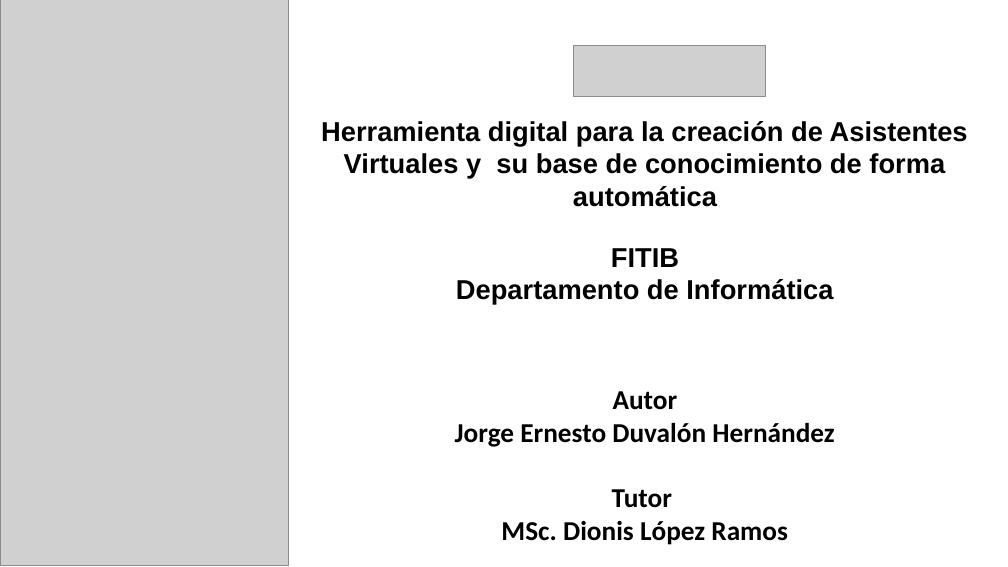
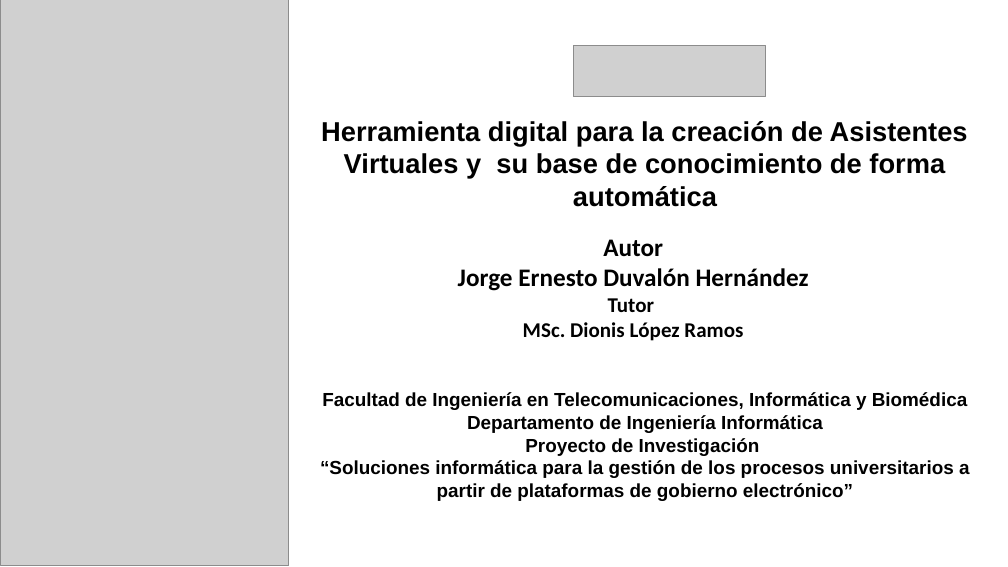
Before and after one commit to Neto99d/Gen_file_train_Rasa, a slide deck: slide 16 of Tesis/Primer Corte.pptx. Drawn at 1008x567 pixels with LibreOffice and Linux fonts; fonts in the diff are those of the drawing; grey boxes stand for pictures; background and template pictures are left out. Boxes give left, top, right and bottom in pixels: in the first picture for what was removed or moved away, otherwise in the second. Text is boxed around its words. In the diff, an @@ line names an element or a change of style, - is before the commit and + after.

```diff
--- a/Tesis/Primer Corte.pptx
+++ b/Tesis/Primer Corte.pptx
@@ text "Autor": place and size @@
-text "Autor" at (455, 391, 834, 545)
+text "Autor" at (458, 239, 809, 341)
@@ text "Autor" at (458, 239, 809, 341): size 26 to 24 pt in "Autor", "Jorge Ernesto Duvalón Hernández"; size 26 to 20 pt in "Tutor", "MSc. Dionis López Ramos" @@
@@ text at (320, 392, 970, 501): text changed; size 26 to 18 pt @@
-FITIB
-Departamento de Informática
+Facultad de Ingeniería en Telecomunicaciones, Informática y Biomédica
+Departamento de Ingeniería Informática
+Proyecto de Investigación
+“Soluciones informática para la gestión de los procesos universitarios a partir de plataformas de gobierno electrónico”
```
Also in this commit, not shown: 15 other slides changed, 1 other file.
